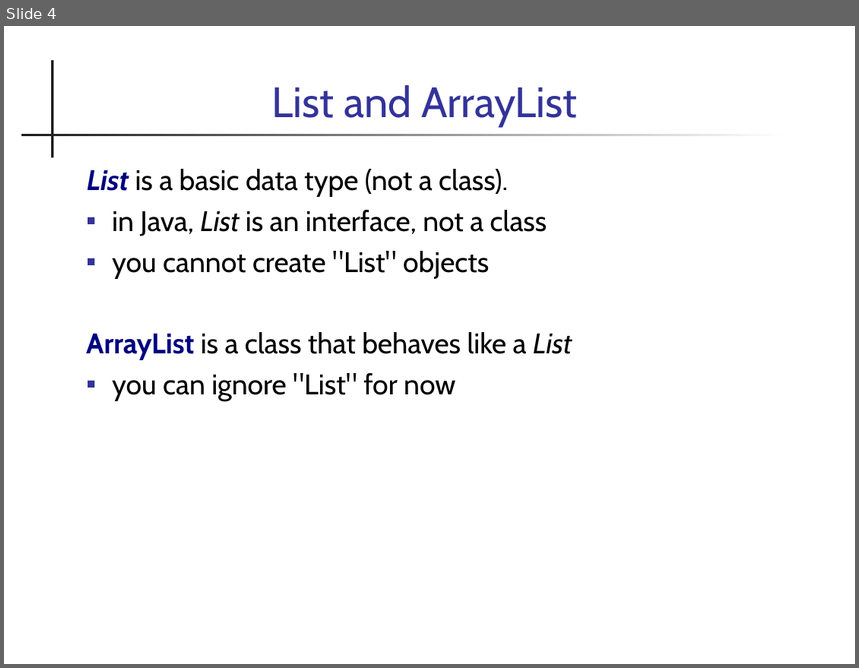
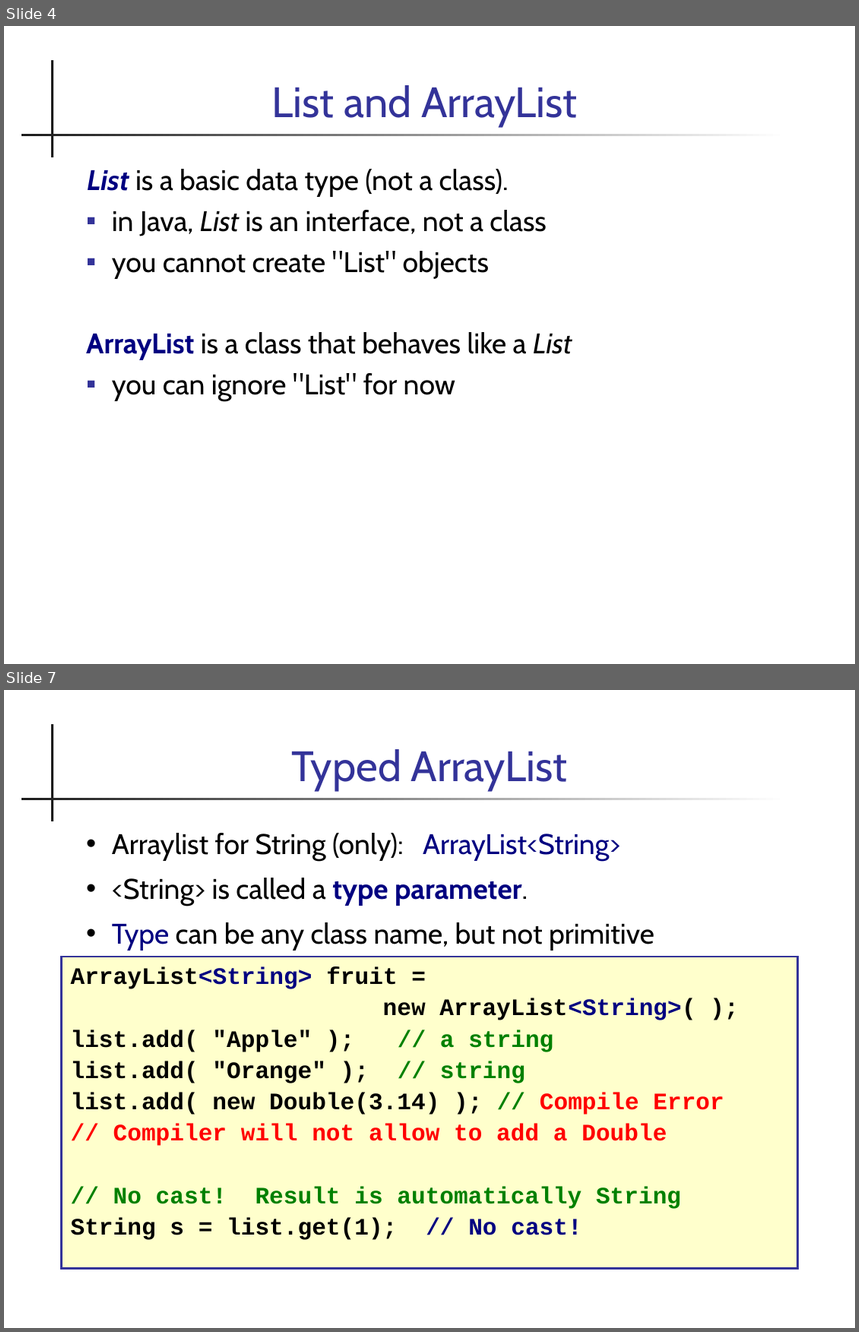
Before and after one commit to cpske/programming1, a slide deck: java-basics/20-ArrayList.ppt. Shown one above the other, each under a label of ours: slide 4 before the commit, slides 4 and 7 after it; the slides between them are not shown. The pictures are 859x668 and 859x1332 pixels, drawn with LibreOffice and Linux fonts; fonts in the diff are those of the drawing. Boxes give left, top, right and bottom in pixels: in the first picture for what was removed or moved away, otherwise in the second. Text is boxed around its words. In the diff, an @@ line names an element or a change of style, - is before the commit and + after.

Commit message:
update ArrayList slides

```diff
--- a/java-basics/20-ArrayList.ppt
+++ b/java-basics/20-ArrayList.ppt
@@ slide 7 added at (4,690,855,1328), background #FFFFFF; not listed: 2 template elements that a slide beside it also shows @@
@@ title added at (292,749,567,791), 36 pt, text #333399 @@
+Typed ArrayList
@@ text added at (112,833,655,950), 24 pt, text #000000 @@
+• Arraylist for String (only): ArrayList<String>
+• <String> is called a type parameter.
+• Type can be any class name, but not primitive
@@ text added at (62,957,798,1269), fill #FFFFCC, outline #333399 1.5 pt, 20 pt, text #000000, bold @@
+ArrayList<String> fruit =
+new ArrayList<String>( );
+list.add( "Apple" ); // a string
+list.add( "Orange" ); // string
+list.add( new Double(3.14) ); // Compile Error
+// Compiler will not allow to add a Double
+// No cast! Result is automatically String
+String s = list.get(1); // No cast!
```
Also in this commit, not shown: 6 slides changed, 7 other slides added, 1 slide removed, 2 other files.
